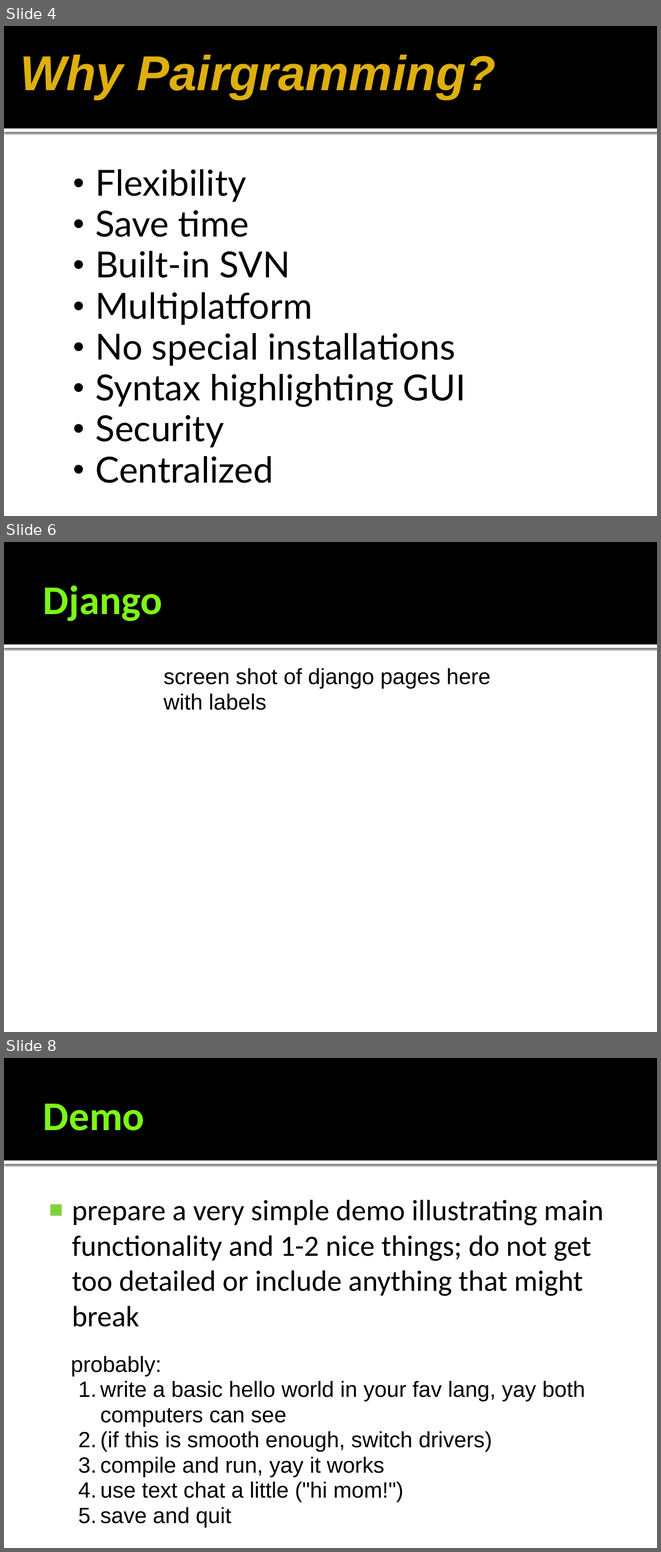
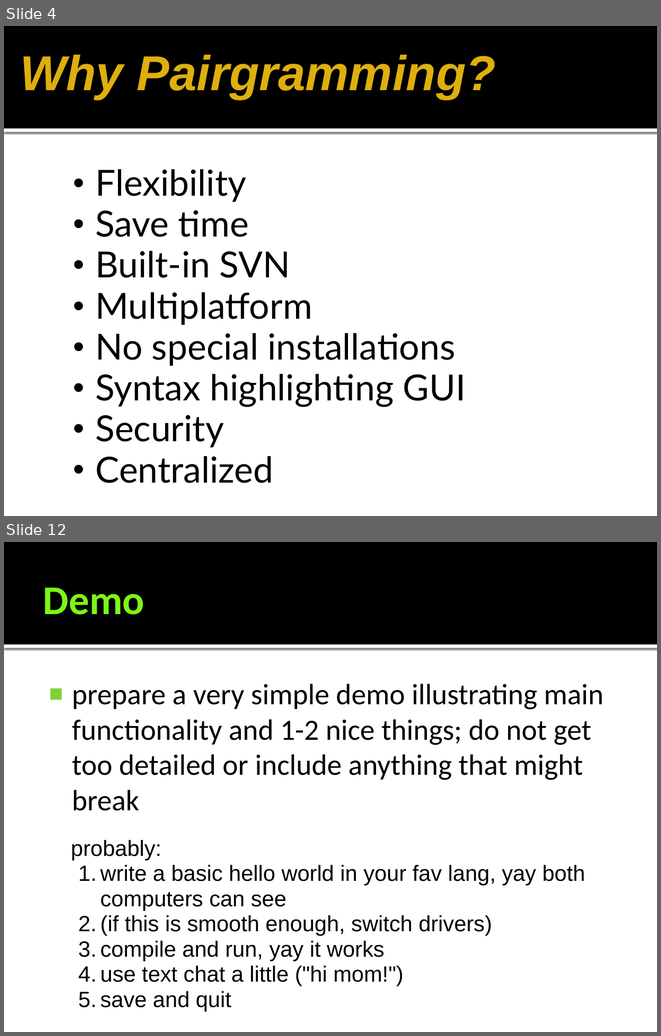
Before and after one commit to gmarcotte/teamceg, a slide deck: pear/submission_materials/PairgrammingDemo.pptx. Shown one above the other, each under a label of ours: slides 4, 6 and 8 before the commit, slides 4 and 12 after it; the slides between them are not shown. The pictures are 661x1552 and 661x1036 pixels, drawn with LibreOffice and Linux fonts; fonts in the diff are those of the drawing; background and template pictures are left out. Boxes give left, top, right and bottom in pixels: in the first picture for what was removed or moved away, otherwise in the second. Text is boxed around its words. In the diff, an @@ line names an element or a change of style, - is before the commit and + after.

```diff
--- a/pear/submission_materials/PairgrammingDemo.pptx
+++ b/pear/submission_materials/PairgrammingDemo.pptx
@@ slide 6 removed at (4, 542, 657, 1032), background #FFFFFF; not listed: 2 template elements that a slide beside it also shows @@
@@ title removed at (43, 585, 162, 621) @@
-Django
@@ text removed at (164, 668, 491, 710) @@
-screen shot of django pages here with labels
@@ what was slide 8 is now slide 12 @@
```
Also in this commit, not shown: 7 slides added, 2 other slides removed, 8 other files.
